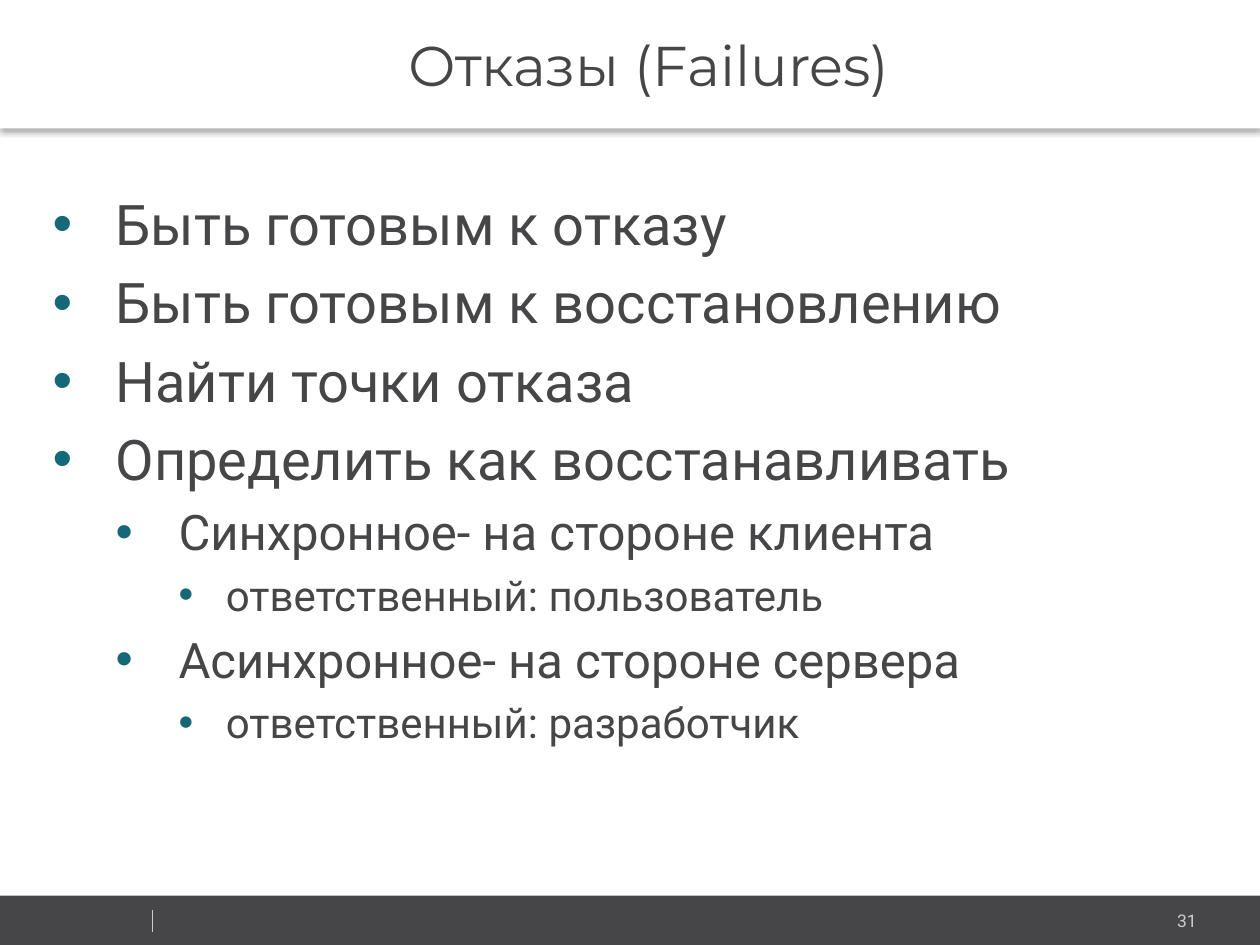
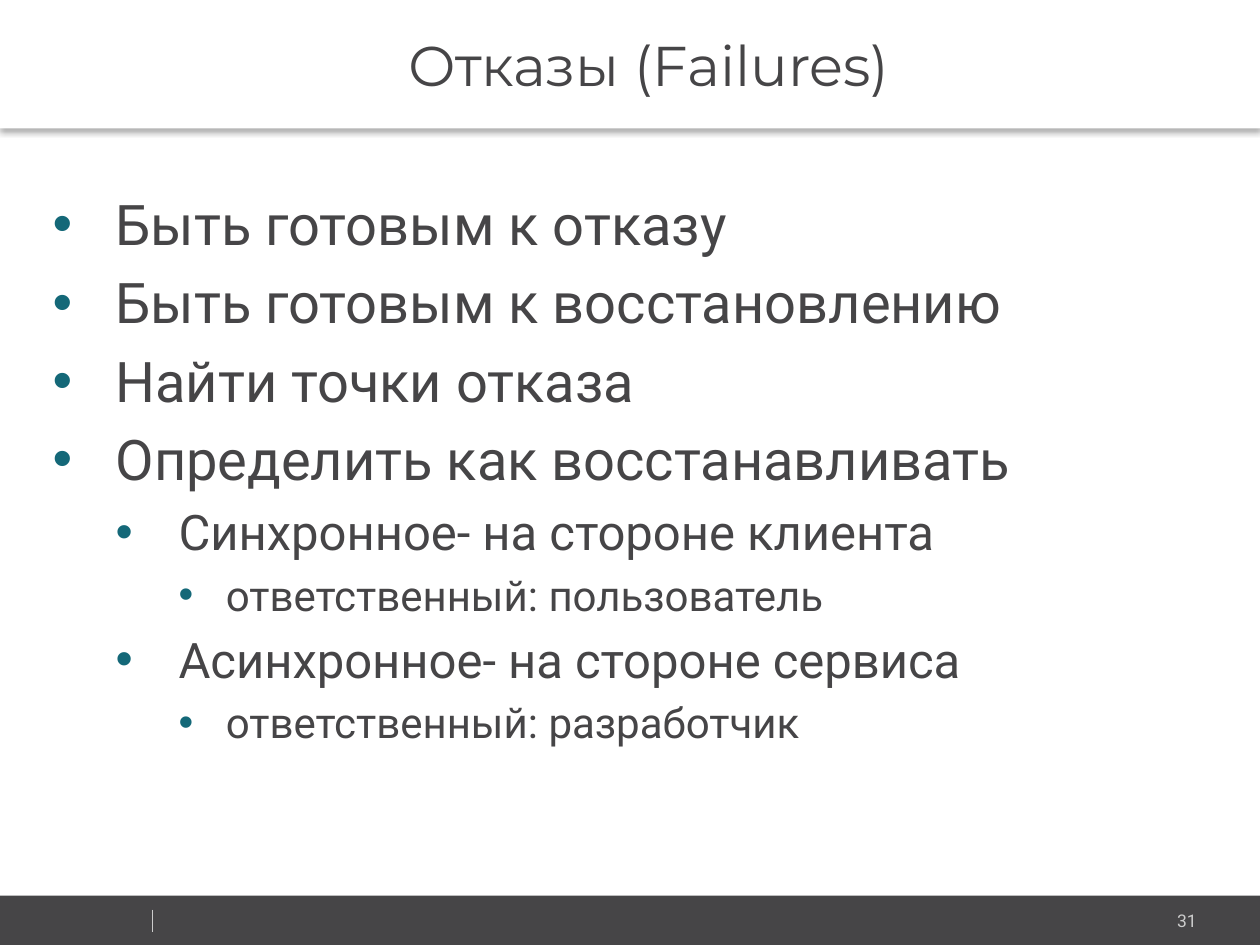
Before and after one commit to vitali-kviatkouski/personal, a slide deck: slide 31 of Microservices.pptx. Drawn at 1260x945 pixels with LibreOffice and Linux fonts; fonts in the diff are those of the drawing; background and template pictures are left out. Boxes give left, top, right and bottom in pixels: in the first picture for what was removed or moved away, otherwise in the second. Text is boxed around its words. In the diff, an @@ line names an element or a change of style, - is before the commit and + after.

```diff
--- a/Microservices.pptx
+++ b/Microservices.pptx
@@ text at [179,643,960,688]: text changed @@
-  • Асинхронное- на стороне сервера
+  • Асинхронное- на стороне сервиса
```
Also in this commit, not shown: 1 other slide changed.
